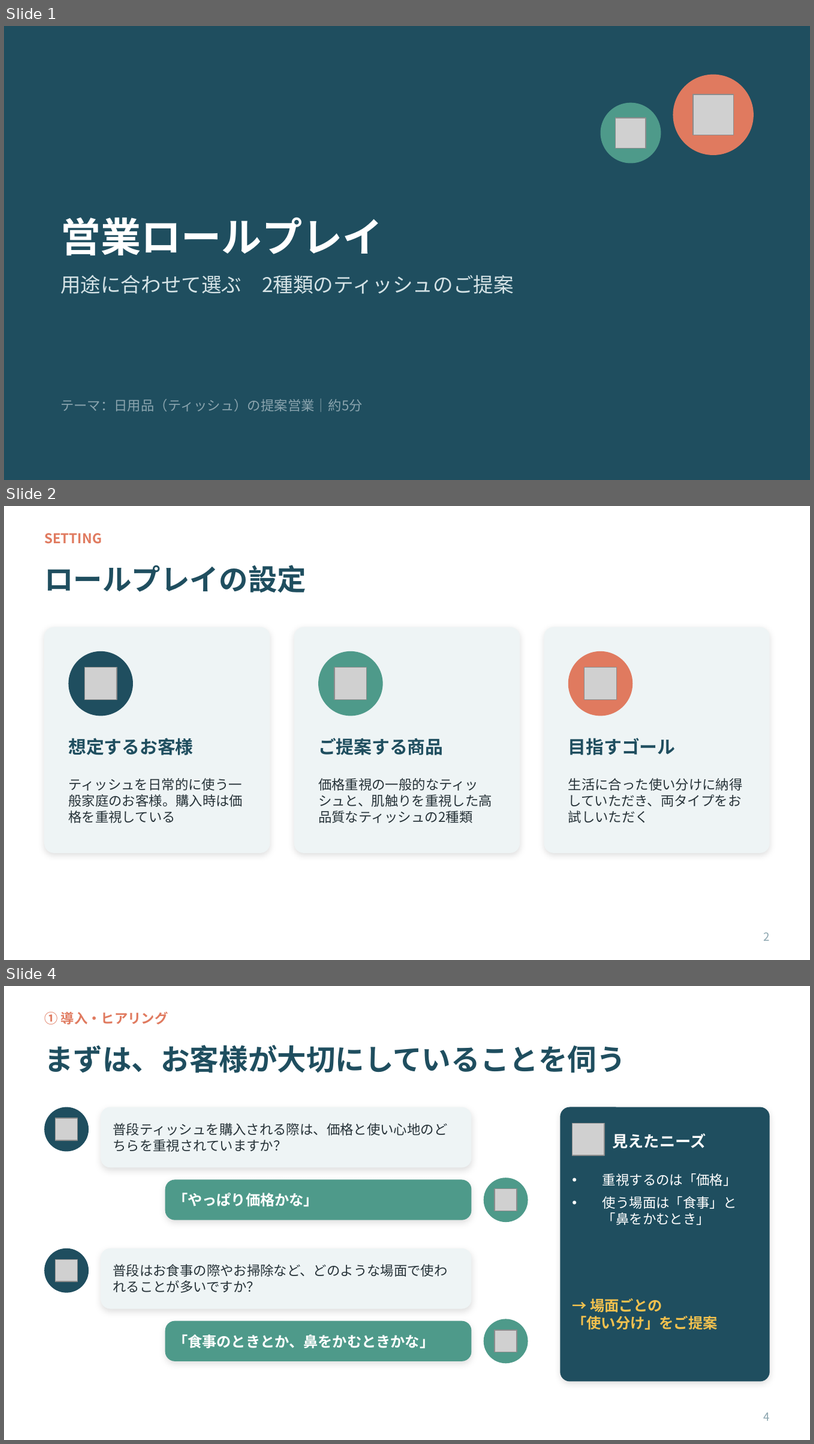
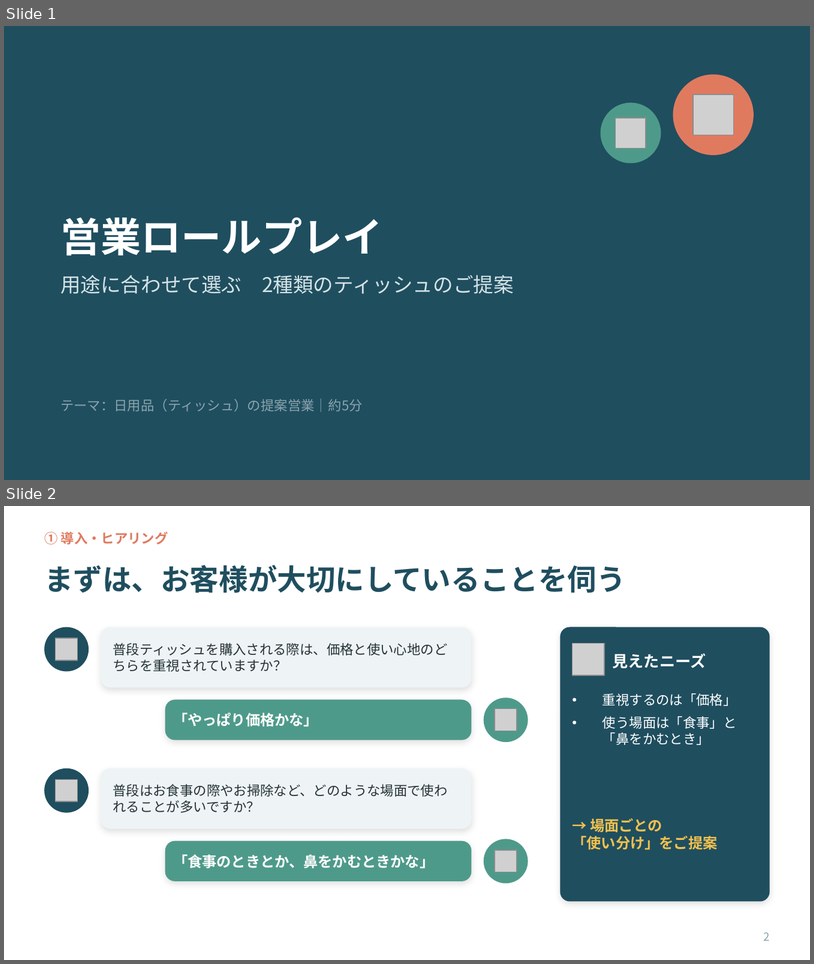
Before and after one commit to ha19870907-a11y/turbo-disco, a slide deck: tissue_sales_roleplay.pptx. Shown one above the other, each under a label of ours: slides 1, 2 and 4 before the commit, slides 1 and 2 after it; the slides between them are not shown. The pictures are 814x1444 and 814x964 pixels, drawn with LibreOffice and Linux fonts; fonts in the diff are those of the drawing; grey boxes stand for pictures. Boxes give left, top, right and bottom in pixels: in the first picture for what was removed or moved away, otherwise in the second. Text is boxed around its words. In the diff, an @@ line names an element or a change of style, - is before the commit and + after.

```diff
--- a/tissue_sales_roleplay.pptx
+++ b/tissue_sales_roleplay.pptx
@@ slide 2 removed at bbox=[4, 506, 810, 960], background #FFFFFF @@
@@ text removed at bbox=[44, 533, 102, 544] @@
-SETTING
@@ title removed at bbox=[44, 565, 306, 592] @@
-ロールプレイの設定
@@ rounded rectangle removed at bbox=[44, 627, 270, 853] @@
@@ rounded rectangle removed at bbox=[294, 627, 520, 853] @@
@@ rounded rectangle removed at bbox=[544, 627, 770, 853] @@
@@ ellipse removed at bbox=[69, 651, 133, 715] @@
@@ picture removed at bbox=[84, 667, 117, 700] @@
@@ ellipse removed at bbox=[318, 651, 383, 715] @@
@@ picture removed at bbox=[335, 667, 367, 700] @@
@@ ellipse removed at bbox=[569, 651, 633, 715] @@
@@ picture removed at bbox=[585, 667, 617, 700] @@
@@ text removed at bbox=[68, 738, 193, 755] @@
-想定するお客様
@@ text removed at bbox=[318, 738, 443, 755] @@
-ご提案する商品
@@ text removed at bbox=[569, 738, 676, 755] @@
-目指すゴール
@@ text removed at bbox=[68, 778, 243, 823] @@
-ティッシュを日常的に使う一般家庭のお客様。購入時は価格を重視している
@@ text removed at bbox=[318, 778, 492, 823] @@
-価格重視の一般的なティッシュと、肌触りを重視した高品質なティッシュの2種類
@@ text removed at bbox=[569, 778, 743, 823] @@
-生活に合った使い分けに納得していただき、両タイプをお試しいただく
@@ page number removed at bbox=[764, 932, 770, 940] @@
-2
@@ what was slide 4 is now slide 2 @@
@@ page number at bbox=[764, 932, 770, 940]: text changed @@
-4
+2
```
Also in this commit, not shown: 1 other slide removed.
